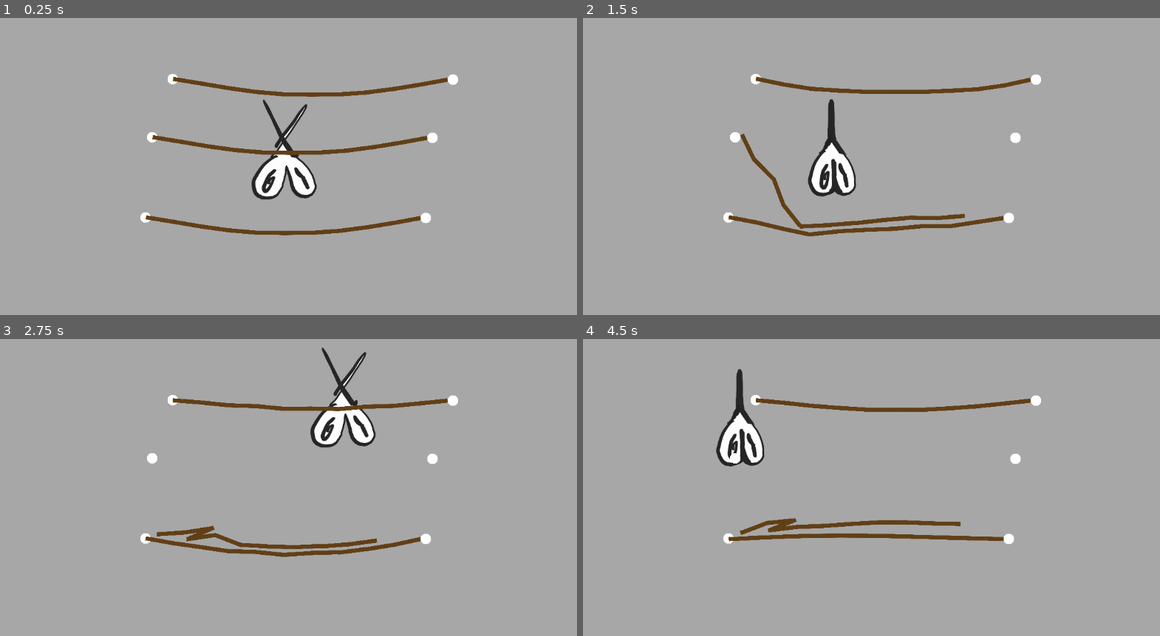
Above: before the commit, frames 1-4 (two rows, left to right).
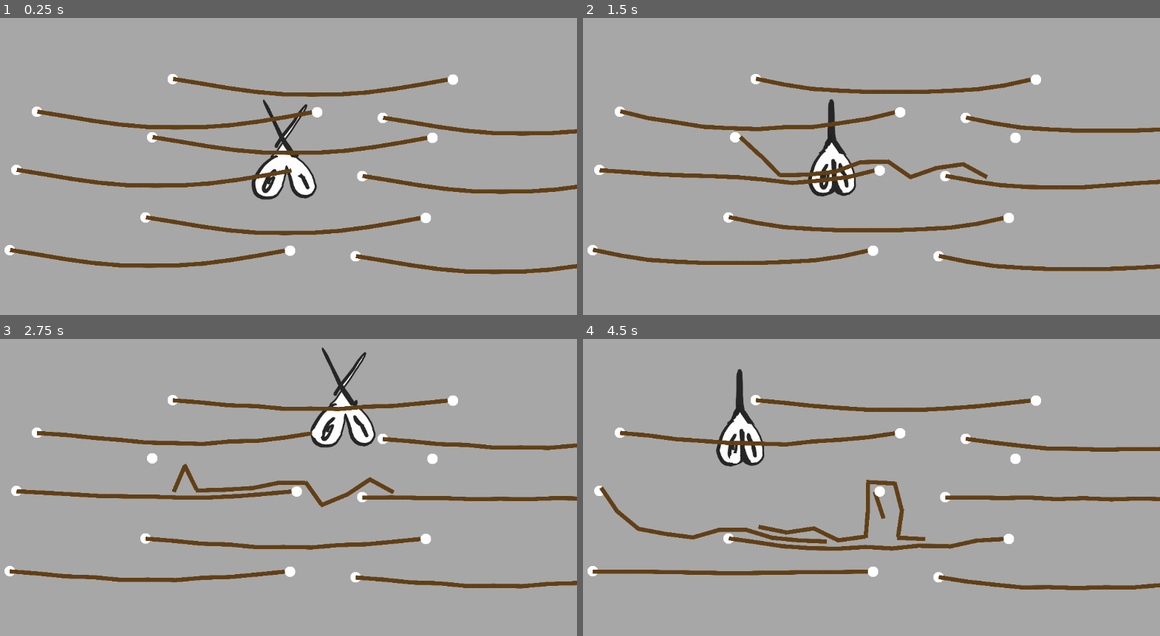
Above: after the commit, the same moments.

Repository: Viggzta/gmtk-jam-2024
Game: Godot game, scene res://scenes/rope/cut_fun.tscn
Same seed, same stepped clock (60 frames per second), same inputs: the game is played once before the commit and once after it. This scene is started directly instead of the project's main scene. Sound files missing from this copy of the repository are replaced by a short silence.
Inputs (mouse positions are in pixels of both pictures, inside the frame that each line leads up to):
- Up to frame 1 (0.25 s): no input
- Up to frame 2 (1.5 s): tap Enter at 0.5 s; move the mouse to (992, 133) at 0.52 s; press the mouse at (992, 133) at 0.53 s; hold D (right) 0.53-1.25 s; release the mouse at (992, 133) at 1.25 s; drag from (744, 166) to (998, 107) at 1.27 s
- Up to frame 3 (2.75 s): move the mouse to (340, 398) at 2.02 s; hold D (right) from 2.03 s (still down); hold B from 2.03 s (still down)
- Up to frame 4 (4.5 s): release D (right) at 2.75 s; release B at 2.75 s; drag from (836, 537) to (761, 401) at 2.77 s; move the mouse to (1044, 520) at 3.52 s; hold A (left) 3.53-4.25 s; hold Right mouse button (right_mouse_click) 3.53-4.25 s; drag from (686, 422) to (836, 407) at 4.27 s

The runs differ from the first frame. In frame 1, 4.3% of the frame differs, in the area x 0-100%, y 29-87%; in frame 2, 6.2%; in frame 3, 6.3%; in frame 4, 6.5%, in the area x 0-100%, y 29-85%.

Commit message:
cut-fun

Diff:
--- a/src/scenes/rope/cut_fun.tscn
+++ b/src/scenes/rope/cut_fun.tscn
@@ -15,3 +15,21 @@
 
 [node name="CityLineRope3" parent="." instance=ExtResource("2_cqiws")]
 position = Vector2(310, 457)
+
+[node name="CityLineRope4" parent="." instance=ExtResource("2_cqiws")]
+position = Vector2(98, 250)
+
+[node name="CityLineRope5" parent="." instance=ExtResource("2_cqiws")]
+position = Vector2(58, 364)
+
+[node name="CityLineRope6" parent="." instance=ExtResource("2_cqiws")]
+position = Vector2(45, 521)
+
+[node name="CityLineRope7" parent="." instance=ExtResource("2_cqiws")]
+position = Vector2(773, 262)
+
+[node name="CityLineRope8" parent="." instance=ExtResource("2_cqiws")]
+position = Vector2(733, 376)
+
+[node name="CityLineRope9" parent="." instance=ExtResource("2_cqiws")]
+position = Vector2(720, 533)
